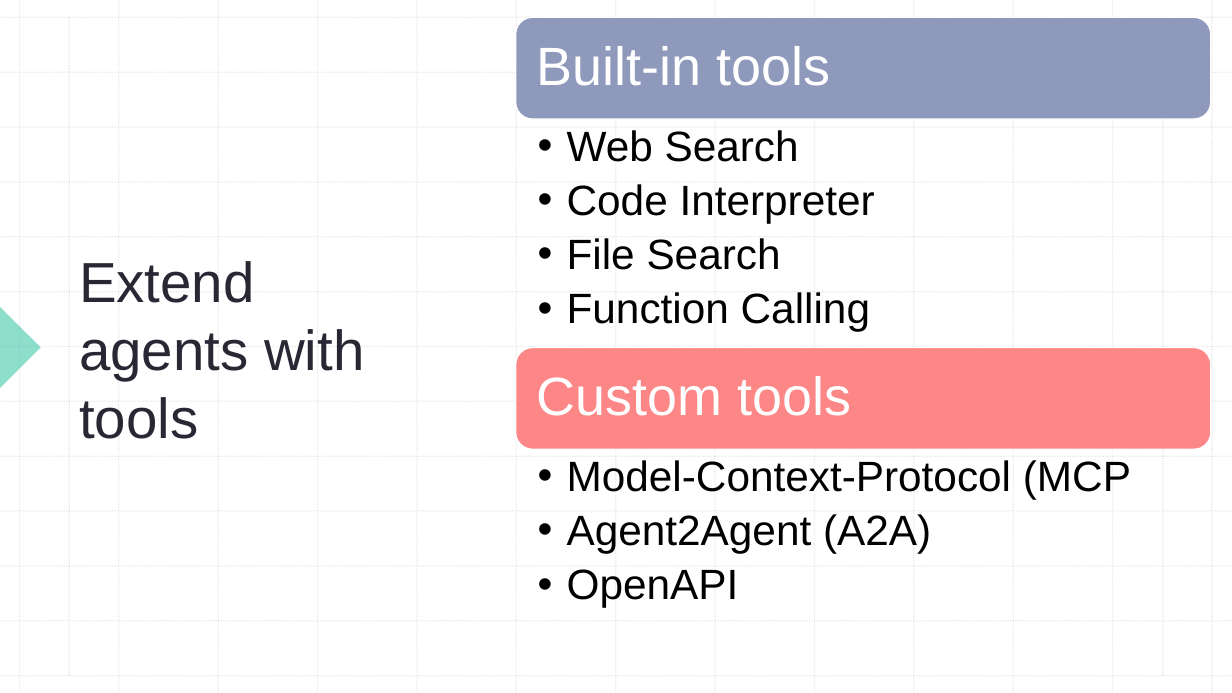
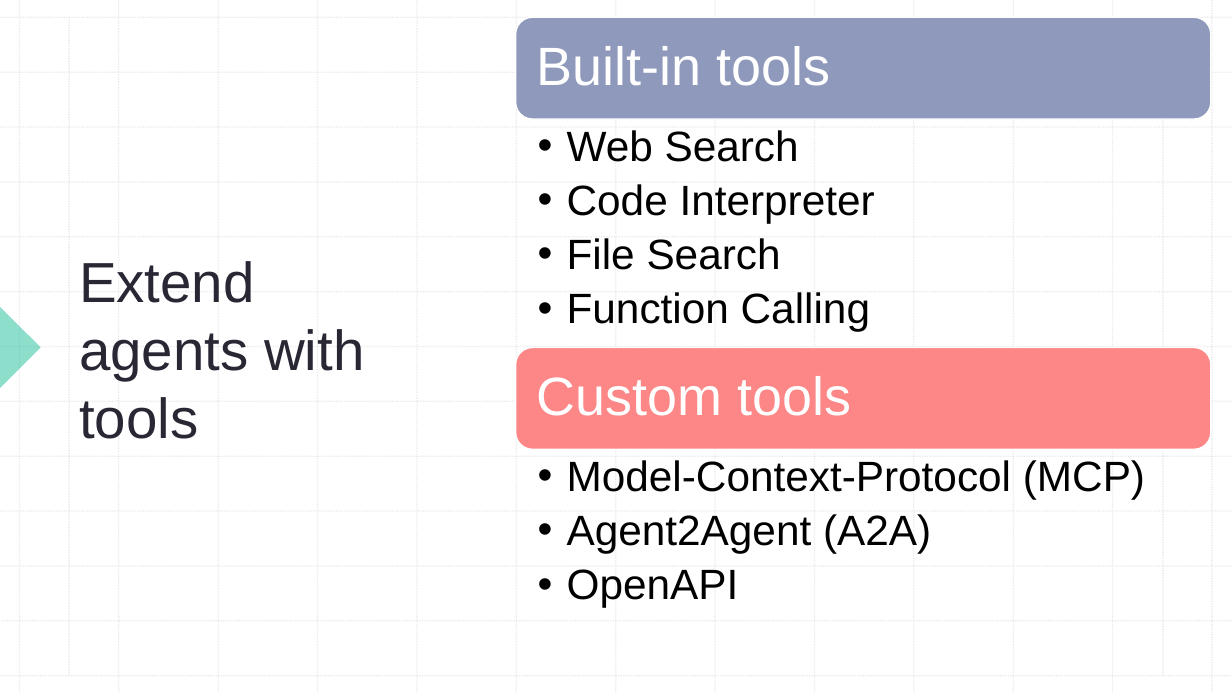
Before and after one commit to alvinashcraft/speaking, a slide deck: slide 10 of 2026/0825_NetDaySwitzerland/FoundryAgents-DotNetDay2026.pptx. Drawn at 1232x693 pixels with LibreOffice and Linux fonts; fonts in the diff are those of the drawing. Boxes give left, top, right and bottom in pixels: in the first picture for what was removed or moved away, otherwise in the second. Text is boxed around its words. In the diff, an @@ line names an element or a change of style, - is before the commit and + after.

Commit message:
Tweak foundry agents slide deck

```diff
--- a/2026/0825_NetDaySwitzerland/FoundryAgents-DotNetDay2026.pptx
+++ b/2026/0825_NetDaySwitzerland/FoundryAgents-DotNetDay2026.pptx
@@ text at [567,460,1145,499]: text changed @@
-  • Model-Context-Protocol (MCP
+  • Model-Context-Protocol (MCP)
```
Also in this commit, not shown: 8 other slides changed.
